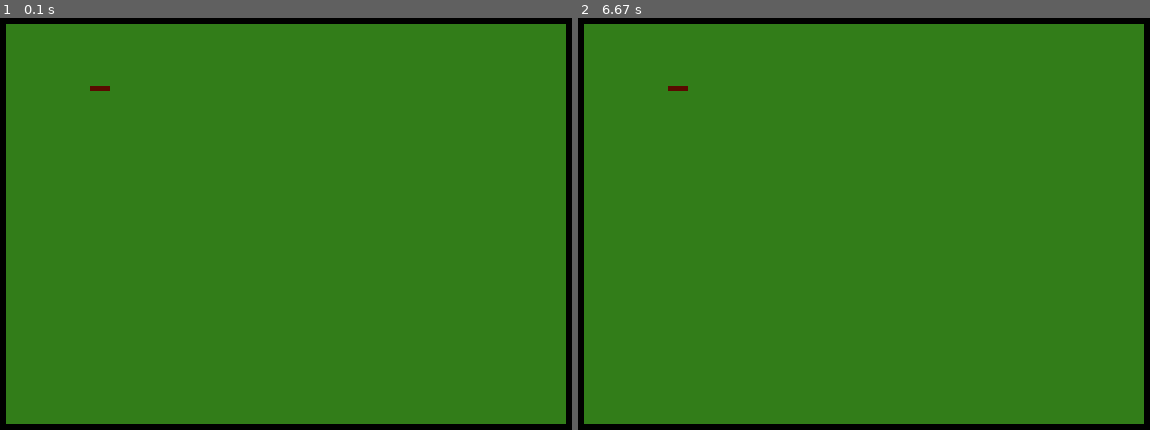
Above: before the commit, frames 1-2 (left to right).
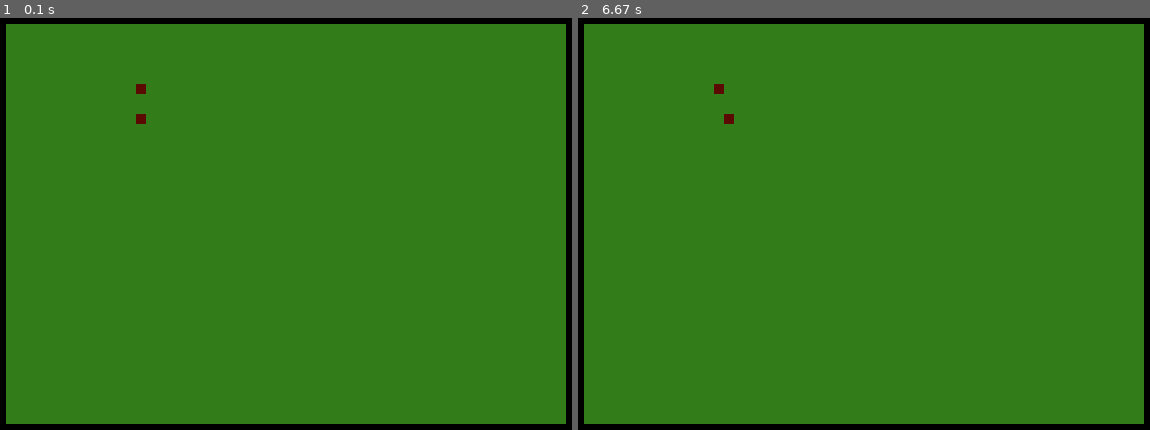
Above: after the commit, the same moments.

Repository: sidn77/Snake-pygame
Game: pygame game, started from snake.py
Two runs of this game, one before a commit and one after it. Both use one fixed random seed, a clock stepped at 60 frames per second and the inputs below.
Inputs:
- Up to frame 1 (0.1 s): no input
- Up to frame 2 (6.67 s): hold Right 0.33-0.8 s; hold Up 0.83-1.3 s; hold Left 1.83-2.37 s; hold Down 2.4-2.87 s; hold Right from 6.57 s (still down)

The runs differ from the first frame. In frame 1, 0.1% of the frame differs, in the area x 15-26%, y 16-26%; in frame 2, 0.1%.

Commit message:
Add snake movement & proper spawning location of objects

Diff:
--- a/snake.py
+++ b/snake.py
@@ -1,6 +1,6 @@
 import random
 import pygame
-import sys
+import time
 from pygame.locals import *
 
 WIDTH = 640
@@ -14,15 +14,22 @@
 GREEN = [50, 125, 25]
 BROWN = [90, 10, 0]
 
-SNAKE_LENGTH = 20
-SNAKE_WIDTH = 5
+SNAKE_LENGTH = 10
+SNAKE_WIDTH = 10
+
+
+def custom_rand_int():
+    rand = random.randint(100, 200)
+    remainder = rand % 10
+    result = rand if remainder == 0 else rand - remainder
+    return result
 
 
 def initialize_game(snake):
     # TODO: Three diff thread for each ?
     draw_map()
     snake.draw_snake()
-    draw_fruit()
+    fruit.draw_fruit()
 
 
 def draw_map():
@@ -32,51 +39,94 @@
 
 
 class Snake:
-    snake_pos_x = random.randint(100, 200)
-    snake_pos_y = random.randint(100, 200)
+    snake_pos_x = custom_rand_int()
+    snake_pos_y = custom_rand_int()
+    accretion = 1
+    move_up = False
+    move_down = False
+    move_left = False
+    move_right = False
+    counter = 0
 
     # def __init__():
 
     def get_snake_pos_x(self):
-        return snake_pos_x
+        return self.snake_pos_x
 
     def get_snake_pos_y(self):
-        return snake_pos_y
+        return self.snake_pos_y
 
     def draw_snake(self):
         pygame.draw.rect(SCREEN, BROWN,
                          Rect(self.snake_pos_x, self.snake_pos_y,
+                              SNAKE_LENGTH * self.accretion, SNAKE_WIDTH))
+
+    def move_snake(self, event):
+        if(event.type == pygame.KEYDOWN):
+            if(event.key == K_DOWN):
+                self.move_down = True
+                self.move_up = False
+                self.move_left = False
+                self.move_right = False
+            if(event.key == K_UP):
+                self.move_up = True
+                self.move_down = False
+                self.move_left = False
+                self.move_right = False
+            if(event.key == K_LEFT):
+                self.move_left = True
+                self.move_up = False
+                self.move_down = False
+                self.move_right = False
+            if(event.key == K_RIGHT):
+                self.move_right = True
+                self.move_up = False
+                self.move_left = False
+                self.move_down = False
+
+    def move(self):
+        self.counter += 1
+        if(self.counter % 400 == 0):
+            if(self.move_up):
+                self.snake_pos_y = 430 if (self.snake_pos_y - 10) < 40 else self.snake_pos_y - 10
+            if(self.move_down):
+                self.snake_pos_y = 40 if (self.snake_pos_y + 10) > 430 else self.snake_pos_y + 10
+            if(self.move_left):
+                self.snake_pos_x = 590 if (self.snake_pos_x - 10) < 40 else self.snake_pos_x - 10
+            if(self.move_right):
+                self.snake_pos_x = 40 if (self.snake_pos_x + 10) > 590 else self.snake_pos_x + 10
+
+    def eat_fruit(self):
+        self.accretion += 1
+
+
+class Fruit:
+    fruit_pos_x = custom_rand_int()
+    fruit_pos_y = custom_rand_int()
+
+    def draw_fruit(self):
+        pygame.draw.rect(SCREEN, BROWN,
+                         Rect(self.fruit_pos_x, self.fruit_pos_y,
                               SNAKE_LENGTH, SNAKE_WIDTH))
 
-    def move_snake(self):
-        for event in pygame.event.get():
-            if(event.type == pygame.KEYDOWN):
-                if(event.key == K_DOWN):
-                    self.snake_pos_y += 10
-                if(event.key == K_UP):
-                    self.snake_pos_y -= 10
-                if(event.key == K_LEFT):
-                    self.snake_pos_x -= 10
-                if(event.key == K_RIGHT):
-                    self.snake_pos_x += 10
-                pygame.draw.rect(SCREEN, BROWN,
-                                 Rect(self.snake_pos_x, self.snake_pos_y,
-                                      SNAKE_LENGTH, SNAKE_WIDTH))
 
-
-def draw_fruit():
-    pass
+def play_game():
+    for event in pygame.event.get():
+            if event.type == QUIT:
+                pygame.quit()
+            snake.move_snake(event)
+    snake.move()
+    draw_map()
+    fruit.draw_fruit()
+    snake.draw_snake()
 
 
 if __name__ == "__main__":
     pygame.init()
     pygame.display.set_caption('Welcome to Twirly Snake')
     snake = Snake()
+    fruit = Fruit()
+    initialize_game(snake)
     while True:
-        for event in pygame.event.get():
-            if event.type == QUIT:
-                pygame.quit()
-        # SCREEN.fill((40, 50, 180))
-        initialize_game(snake)
-        snake.move_snake()
+        play_game()
         pygame.display.update()
